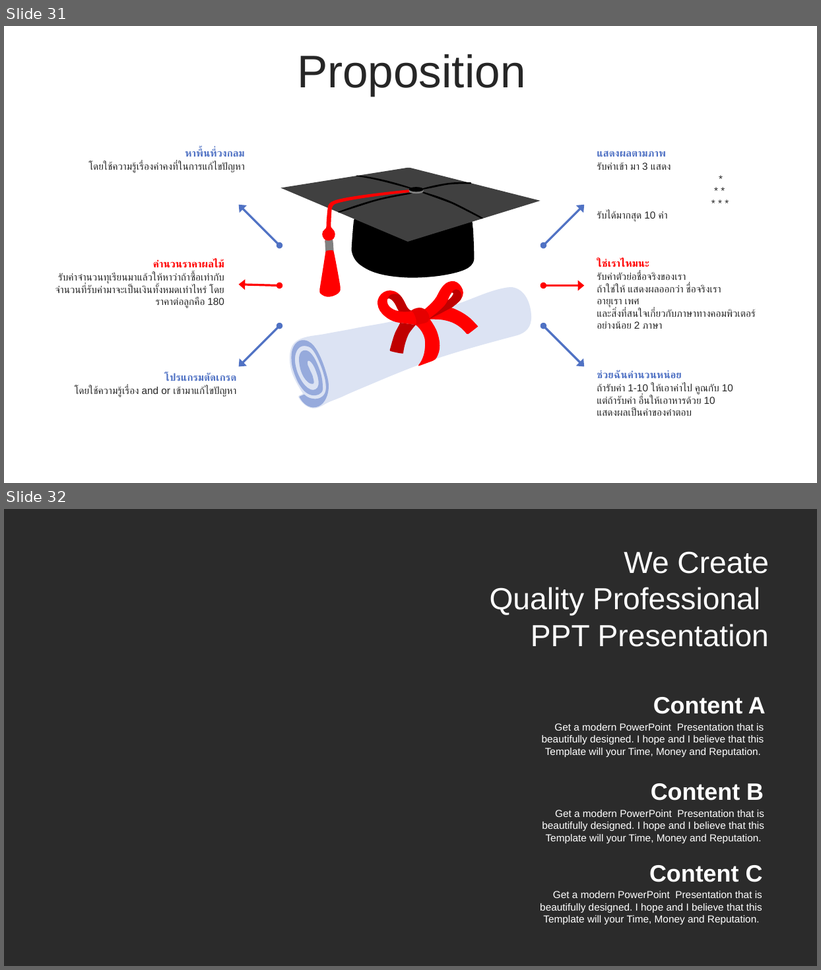
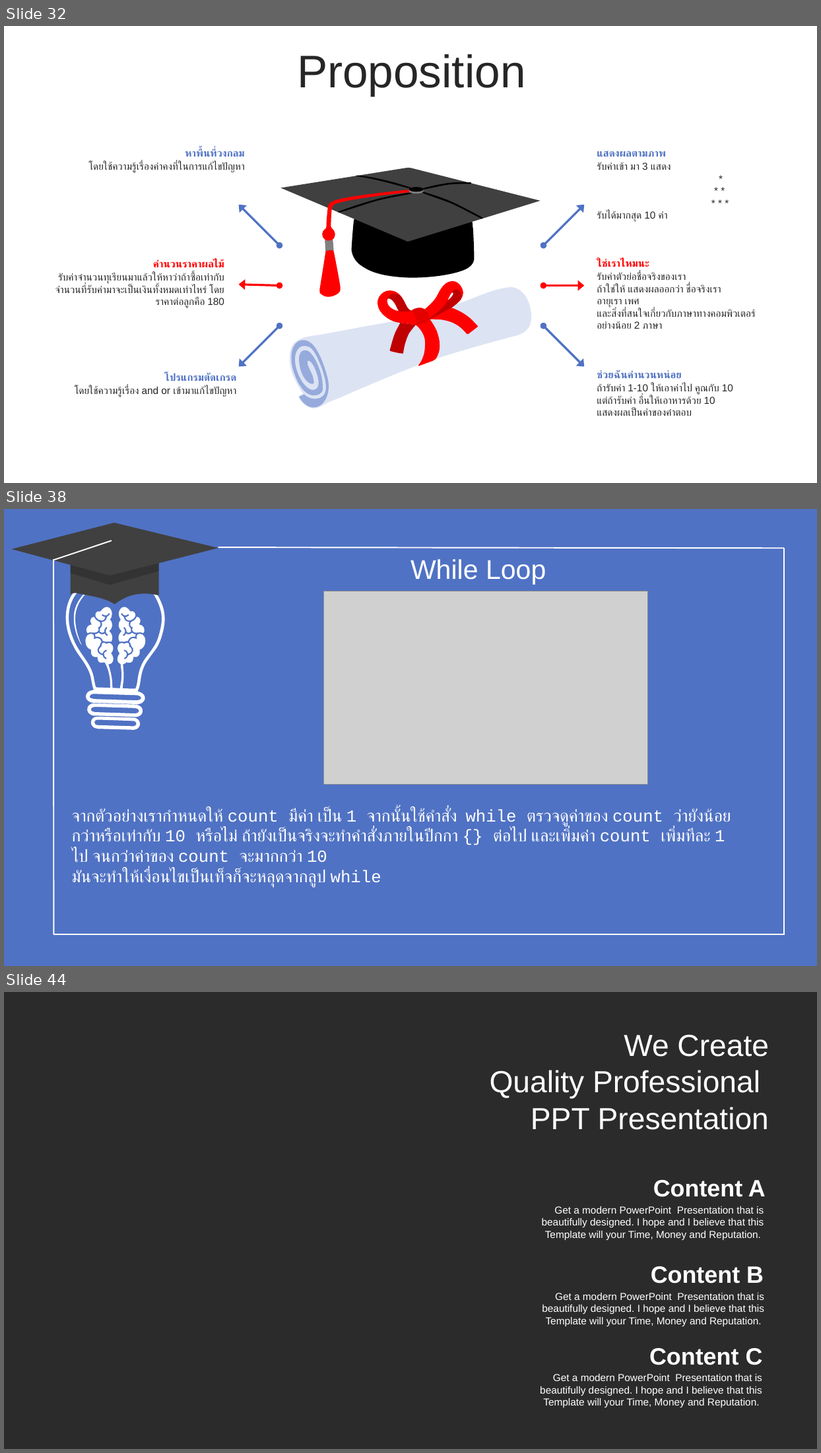
Before and after one commit to WatcharapolxFa/SolveProblemsIn-C-Language, a slide deck: LearnC/C.pptx. Shown one above the other, each under a label of ours: slides 31 and 32 before the commit, slides 32, 38 and 44 after it; the slides between them are not shown. The pictures are 821x970 and 821x1453 pixels, drawn with LibreOffice and Linux fonts; fonts in the diff are those of the drawing; grey boxes stand for pictures; background and template pictures are left out; a plain dark background stands for a picture behind light text. Boxes give left, top, right and bottom in pixels: in the first picture for what was removed or moved away, otherwise in the second. Text is boxed around its words. In the diff, an @@ line names an element or a change of style, - is before the commit and + after.

```diff
--- a/LearnC/C.pptx
+++ b/LearnC/C.pptx
@@ slide 38 added at (x1=4, y1=509, x2=817, y2=966), background #5072C4 @@
@@ line added from (784, 548) to (218, 547), #FFFFFF 1.5 pt @@
@@ line added from (784, 548) to (784, 935), #FFFFFF 1.5 pt @@
@@ group added at (x1=11, y1=522, x2=218, y2=935): 3 freeform shapes, 2 lines @@
@@ text added at (x1=411, y1=559, x2=546, y2=584), 32 pt, text #FFFFFF @@
+While Loop
@@ freeform shape added at (x1=65, y1=570, x2=164, y2=730), fill #FFFFFF @@
@@ freeform shape added at (x1=77, y1=601, x2=151, y2=693), fill #FFFFFF @@
@@ picture added at (x1=324, y1=591, x2=648, y2=784) @@
@@ text added at (x1=72, y1=809, x2=731, y2=888), 20 pt, text #FFFFFF @@
+จากตัวอย่างเรากำหนดให้ count มีค่า เป็น 1 จากนั้นใช้คำสั่ง while ตรวจดูค่าของ count ว่ายังน้อยกว่าหรือเท่ากับ 10 หรือไม่ ถ้ายังเป็นจริงจะทำคำสั่งภายในปีกกา {} ต่อไป และเพิ่มค่า count เพิ่มทีละ 1 ไป จนกว่าค่าของ count จะมากกว่า 10
+มันจะทำให้เงื่อนไขเป็นเท็จก็จะหลุดจากลูป while
@@ line added from (784, 935) to (54, 935), #FFFFFF 1.5 pt @@
@@ what was slide 31 is now slide 32 @@
@@ what was slide 32 is now slide 44 @@
```
Also in this commit, not shown: 11 other slides added, 5 other files.
